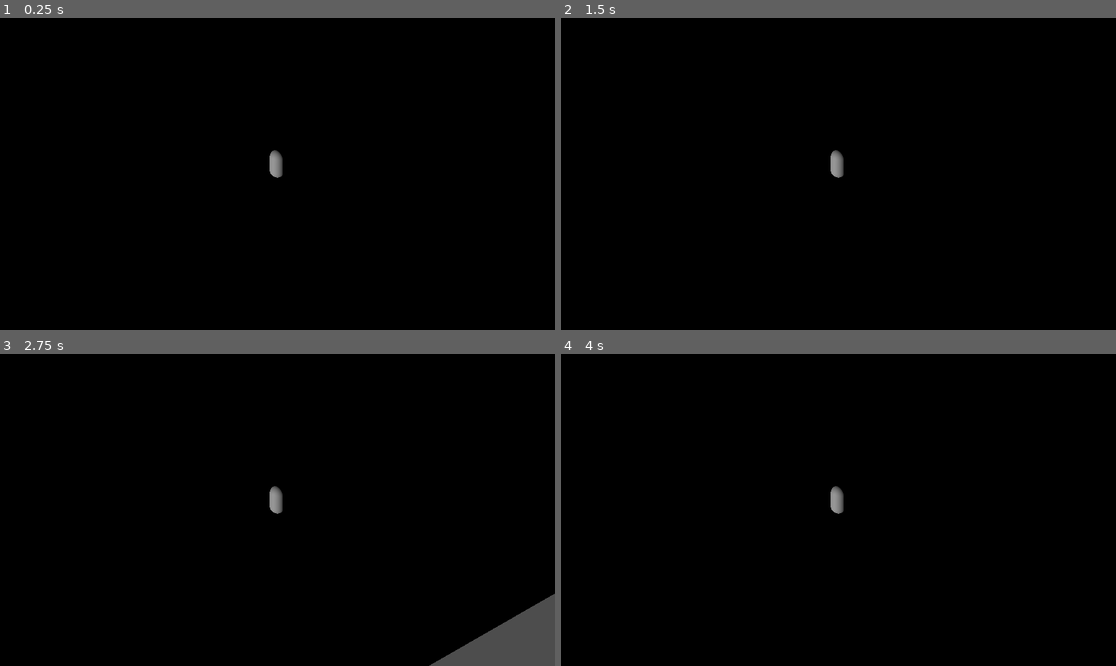
Above: before the commit, frames 1-4 (two rows, left to right).
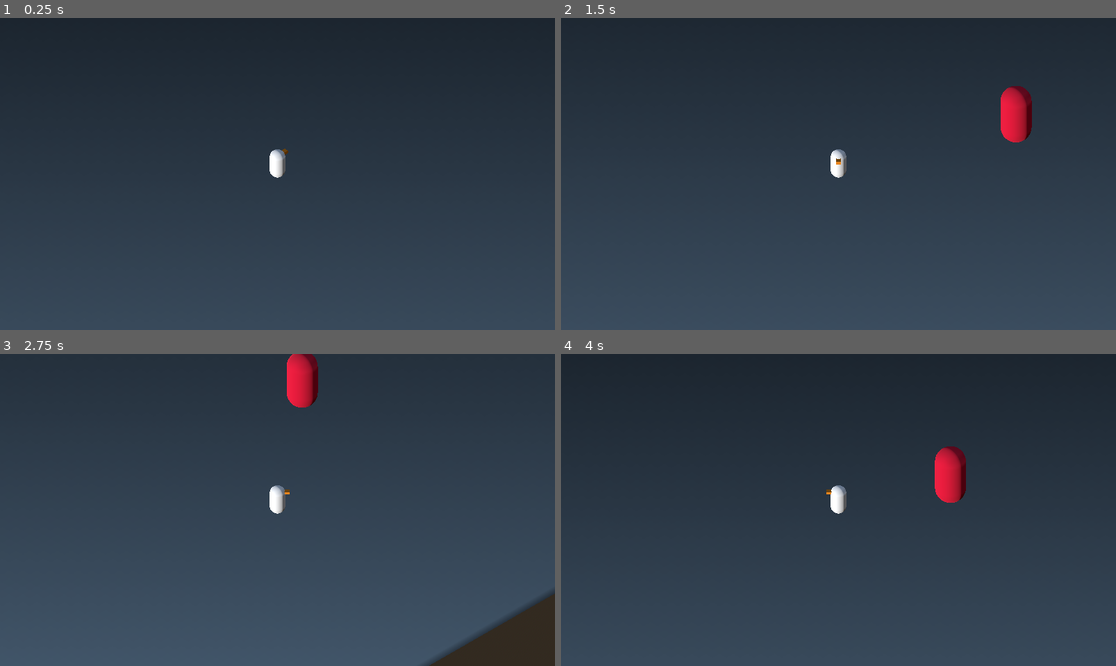
Above: after the commit, the same moments.

Repository: taehkim1280/GOOSEFIGHTER_BIGMODE2026
Game: Godot game, scene res://world.tscn
Two runs of this game, one before a commit and one after it. Both use one fixed random seed, a clock stepped at 60 frames per second and the inputs below.
Inputs:
- Up to frame 1 (0.25 s): no input
- Up to frame 2 (1.5 s): tap Enter (ui_accept) at 0.5, 1.35 s; hold D (move_right) 0.53-1.28 s; hold Enter (ui_accept) 0.53-1.28 s; hold S (move_back) from 1.28 s (still down)
- Up to frame 3 (2.75 s): tap Enter (ui_accept) at 1.52, 1.82 s; release S (move_back) at 2.03 s; hold D (move_right) from 2.03 s (still down); hold Enter (ui_accept) from 2.03 s (still down)
- Up to frame 4 (4 s): release D (move_right) at 2.78 s; release Enter (ui_accept) at 2.78 s; hold W (move_forward) 2.78-3.53 s; tap Enter (ui_accept) at 2.85, 3.02, 3.32 s; hold A (move_left) from 3.53 s (still down); hold Enter (ui_accept) from 3.53 s (still down)

The runs differ from the first frame. In frame 1, 100% of the frame differs, in the area x 0-100%, y 0-100%; in frame 2, 100%; in frame 3, 100%; in frame 4, 100%.

Commit message:
dummy attack and dummy enemies

Diff:
--- /dev/null
+++ b/enemy.gd
@@ -0,0 +1,4 @@
+extends CharacterBody3D
+
+func die():
+	queue_free()
--- /dev/null
+++ b/enemy.tscn
@@ -0,0 +1,20 @@
+[gd_scene format=3 uid="uid://b44q3smkdich4"]
+
+[ext_resource type="Script" uid="uid://cf1o0xda74jxh" path="res://enemy.gd" id="1_7k104"]
+
+[sub_resource type="CapsuleMesh" id="CapsuleMesh_7xaro"]
+
+[sub_resource type="StandardMaterial3D" id="StandardMaterial3D_7k104"]
+albedo_color = Color(0.8846356, 0, 0.20047563, 1)
+
+[sub_resource type="CapsuleShape3D" id="CapsuleShape3D_4gyqm"]
+
+[node name="Enemy" type="CharacterBody3D" unique_id=1713418842]
+script = ExtResource("1_7k104")
+
+[node name="MeshInstance3D" type="MeshInstance3D" parent="." unique_id=775399633]
+mesh = SubResource("CapsuleMesh_7xaro")
+surface_material_override/0 = SubResource("StandardMaterial3D_7k104")
+
+[node name="CollisionShape3D" type="CollisionShape3D" parent="." unique_id=2108362553]
+shape = SubResource("CapsuleShape3D_4gyqm")
--- a/goose.gd
+++ b/goose.gd
@@ -1,6 +1,7 @@
 extends CharacterBody3D
 
 const SPEED = 7.0
+@onready var attack_area = $AttackArea
 
 func _physics_process(_delta: float) -> void:
 	# get input vector
@@ -23,3 +24,15 @@
 		velocity.z = move_toward(velocity.z, 0, SPEED)
 
 	move_and_slide()
+
+func _input(event):
+	if event.is_action_pressed("ui_accept"): # spacebar
+		attack()
+
+func attack():
+	print("Honk! Attacking...")
+	# get all enemies in attack area
+	var targets = attack_area.get_overlapping_bodies()
+	for target in targets:
+		if target.has_method("die"):
+			target.die()
--- a/world.tscn
+++ b/world.tscn
@@ -2,15 +2,45 @@
 
 [ext_resource type="Script" uid="uid://bfmcigtn3wt52" path="res://goose.gd" id="1_f3sb7"]
 [ext_resource type="Script" uid="uid://bsyfdo60t10pr" path="res://camera_3d.gd" id="2_fj7yv"]
+[ext_resource type="PackedScene" uid="uid://b44q3smkdich4" path="res://enemy.tscn" id="3_tlwt5"]
 
 [sub_resource type="PlaneMesh" id="PlaneMesh_fj7yv"]
+
+[sub_resource type="Gradient" id="Gradient_fj7yv"]
+
+[sub_resource type="GradientTexture2D" id="GradientTexture2D_tlwt5"]
+gradient = SubResource("Gradient_fj7yv")
+fill_to = Vector2(1, 1)
+
+[sub_resource type="StandardMaterial3D" id="StandardMaterial3D_fj7yv"]
+albedo_color = Color(0.87058824, 0.96862745, 1, 1)
+albedo_texture = SubResource("GradientTexture2D_tlwt5")
 
 [sub_resource type="BoxShape3D" id="BoxShape3D_tlwt5"]
 size = Vector3(20, 1, 20)
 
 [sub_resource type="CapsuleMesh" id="CapsuleMesh_aqk2v"]
 
+[sub_resource type="StandardMaterial3D" id="StandardMaterial3D_dwbse"]
+uv1_scale = Vector3(40, 40, 1)
+
 [sub_resource type="CapsuleShape3D" id="CapsuleShape3D_036b0"]
+
+[sub_resource type="BoxShape3D" id="BoxShape3D_fj7yv"]
+
+[sub_resource type="BoxMesh" id="BoxMesh_tlwt5"]
+
+[sub_resource type="StandardMaterial3D" id="StandardMaterial3D_aqk2v"]
+albedo_color = Color(0.9999998, 0.562116, 0.05854375, 1)
+
+[sub_resource type="ProceduralSkyMaterial" id="ProceduralSkyMaterial_fj7yv"]
+
+[sub_resource type="Sky" id="Sky_tlwt5"]
+sky_material = SubResource("ProceduralSkyMaterial_fj7yv")
+
+[sub_resource type="Environment" id="Environment_fj7yv"]
+background_mode = 2
+sky = SubResource("Sky_tlwt5")
 
 [node name="World" type="Node3D" unique_id=74445810]
 
@@ -19,6 +49,7 @@
 [node name="MeshInstance3D" type="MeshInstance3D" parent="Ground" unique_id=350166391]
 transform = Transform3D(20, 0, 0, 0, 20, 0, 0, 0, 20, 0, 0, 0)
 mesh = SubResource("PlaneMesh_fj7yv")
+surface_material_override/0 = SubResource("StandardMaterial3D_fj7yv")
 
 [node name="CollisionShape3D" type="CollisionShape3D" parent="Ground" unique_id=351668632]
 shape = SubResource("BoxShape3D_tlwt5")
@@ -30,9 +61,22 @@
 [node name="MeshInstance3D" type="MeshInstance3D" parent="Goose" unique_id=1489755261]
 transform = Transform3D(1, 0, 0, 0, 1, 0, 0, 0, 1, 0, -0.084928274, 0)
 mesh = SubResource("CapsuleMesh_aqk2v")
+surface_material_override/0 = SubResource("StandardMaterial3D_dwbse")
 
 [node name="CollisionShape3D" type="CollisionShape3D" parent="Goose" unique_id=1006528382]
 shape = SubResource("CapsuleShape3D_036b0")
+
+[node name="AttackArea" type="Area3D" parent="Goose" unique_id=1678143826]
+monitorable = false
+
+[node name="CollisionShape3D" type="CollisionShape3D" parent="Goose/AttackArea" unique_id=120634949]
+transform = Transform3D(1, 0, 0, 0, 1, 0, 0, 0, 1, 0, 0, -1.0129756)
+shape = SubResource("BoxShape3D_fj7yv")
+
+[node name="Beak" type="MeshInstance3D" parent="Goose" unique_id=2049706699]
+transform = Transform3D(0.3, 0, 0, 0, 0.2, 0, 0, 0, 0.4, 0, 0.5, -0.6)
+mesh = SubResource("BoxMesh_tlwt5")
+surface_material_override/0 = SubResource("StandardMaterial3D_aqk2v")
 
 [node name="Camera3D" type="Camera3D" parent="." unique_id=1346949853]
 transform = Transform3D(0.70710677, -0.4055798, 0.579228, 0, 0.81915206, 0.57357645, -0.70710677, -0.4055798, 0.579228, 10, 10, 10)
@@ -41,3 +85,13 @@
 script = ExtResource("2_fj7yv")
 
 [node name="DirectionalLight3D" type="DirectionalLight3D" parent="." unique_id=1109783111]
+transform = Transform3D(1, 0, 0, 0, 1, 0, 0, 0, 1, 0, 6.194148, 0)
+
+[node name="WorldEnvironment" type="WorldEnvironment" parent="." unique_id=826461761]
+environment = SubResource("Environment_fj7yv")
+
+[node name="Enemy" parent="." unique_id=1713418842 instance=ExtResource("3_tlwt5")]
+transform = Transform3D(1, 0, 0, 0, 1, 0, 0, 0, 1, 5.177, 1, 12.165)
+
+[node name="Enemy" parent="Enemy" unique_id=1607428551 instance=ExtResource("3_tlwt5")]
+transform = Transform3D(1, 0, 0, 0, 1, 0, 0, 0, 1, 1.644, 0, -20.820059)
Not shown, added: enemy.gd.uid
